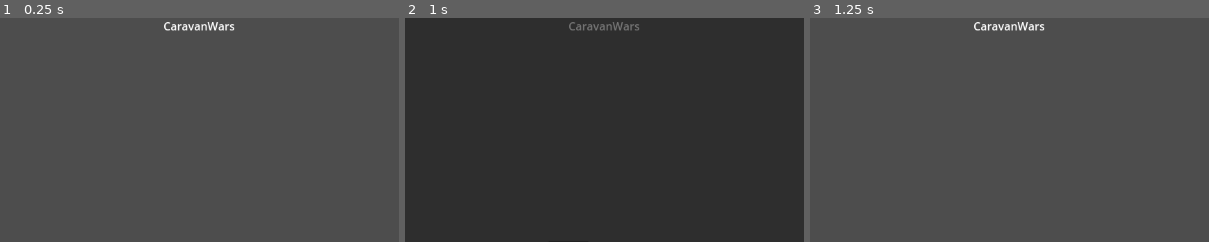
Above: before the commit, frames 1-3 (left to right).
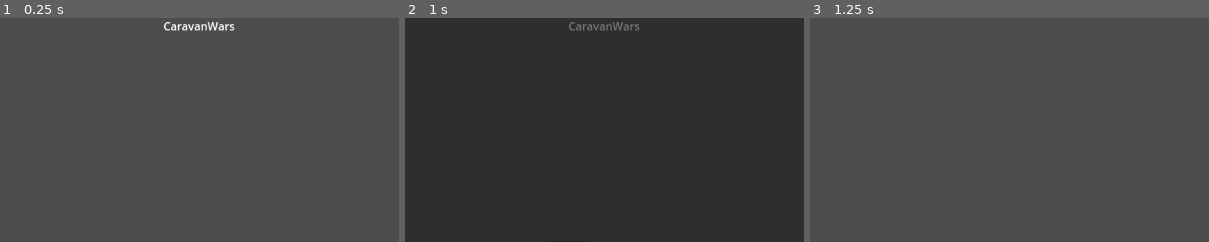
Above: after the commit, the same moments.

Repository: sepa79/CaravanWars
Game: Godot game, scene res://scenes/Main.tscn
The game is run twice, just before and just after one commit, with the same random seed, the same clock (stepped at 60 frames per second) and the same inputs.
Inputs:
- Up to frame 1 (0.25 s): no input
- Up to frame 2 (1 s): click "Single Player" at 0.5 s
- Up to frame 3 (1.25 s): no input
The pictures show only the part of the screen within x 30-79%, y 0-50%; the shares and areas given below are measured in that part.

Frames 1-2 are identical in both runs. In frame 3, 0.4% of the frame differs, in the area x 41-59%, y 1-6%.

Commit message:
Add map generation pipeline and integrate with Game scene

Diff:
--- /dev/null
+++ b/game/map/CityPlacer.gd
@@ -0,0 +1,15 @@
+extends RefCounted
+class_name CityPlacer
+
+var rng: RandomNumberGenerator
+
+func _init(_rng: RandomNumberGenerator) -> void:
+    rng = _rng
+
+func place_cities(count: int = 3) -> Array:
+    var cities: Array = []
+    for i in count:
+        var x = rng.randi_range(0, 100)
+        var y = rng.randi_range(0, 100)
+        cities.append(Vector2(x, y))
+    return cities
--- /dev/null
+++ b/game/map/MapGenerator.gd
@@ -0,0 +1,30 @@
+extends RefCounted
+class_name MapGenerator
+
+var seed: int
+var rng: RandomNumberGenerator
+
+const CityPlacer = preload("res://map/CityPlacer.gd")
+const RoadNetwork = preload("res://map/RoadNetwork.gd")
+const RiverGenerator = preload("res://map/RiverGenerator.gd")
+
+func _init(_seed: int) -> void:
+    seed = _seed
+    rng = RandomNumberGenerator.new()
+    rng.seed = seed
+
+func generate() -> Dictionary:
+    var map_data: Dictionary = {}
+    var city_stage := CityPlacer.new(rng)
+    var cities := city_stage.place_cities()
+    map_data["cities"] = cities
+
+    var road_stage := RoadNetwork.new(rng)
+    var roads := road_stage.build_roads(cities)
+    map_data["roads"] = roads
+
+    var river_stage := RiverGenerator.new(rng)
+    var rivers := river_stage.generate_rivers()
+    map_data["rivers"] = rivers
+
+    return map_data
--- /dev/null
+++ b/game/map/RiverGenerator.gd
@@ -0,0 +1,15 @@
+extends RefCounted
+class_name RiverGenerator
+
+var rng: RandomNumberGenerator
+
+func _init(_rng: RandomNumberGenerator) -> void:
+    rng = _rng
+
+func generate_rivers(count: int = 1) -> Array:
+    var rivers: Array = []
+    for i in count:
+        var start = Vector2(rng.randi_range(0, 100), rng.randi_range(0, 100))
+        var end = Vector2(rng.randi_range(0, 100), rng.randi_range(0, 100))
+        rivers.append([start, end])
+    return rivers
--- /dev/null
+++ b/game/map/RoadNetwork.gd
@@ -0,0 +1,13 @@
+extends RefCounted
+class_name RoadNetwork
+
+var rng: RandomNumberGenerator
+
+func _init(_rng: RandomNumberGenerator) -> void:
+    rng = _rng
+
+func build_roads(cities: Array) -> Array:
+    var roads: Array = []
+    for i in range(cities.size() - 1):
+        roads.append([cities[i], cities[i + 1]])
+    return roads
--- /dev/null
+++ b/game/scenes/Game.gd
@@ -0,0 +1,12 @@
+extends Node
+
+const MapGenerator = preload("res://map/MapGenerator.gd")
+
+var map_data: Dictionary
+
+func _ready() -> void:
+    var seed := Time.get_ticks_msec()
+    var generator := MapGenerator.new(seed)
+    map_data = generator.generate()
+    print("[Game] Map generated with seed %d" % seed)
+    print("[Game] Data: %s" % map_data)
--- /dev/null
+++ b/game/scenes/Game.tscn
@@ -0,0 +1,6 @@
+[gd_scene load_steps=2 format=3]
+
+[ext_resource type="Script" path="res://scenes/Game.gd" id="1"]
+
+[node name="Game" type="Node"]
+script = ExtResource("1")
--- a/game/scenes/StartMenu.gd
+++ b/game/scenes/StartMenu.gd
@@ -86,6 +86,11 @@
         main_menu.visible = true
         multiplayer_menu.visible = false
         main_menu.get_node("Multiplayer").grab_focus()
+    elif state == Net.STATE_READY:
+        main_menu.visible = false
+        multiplayer_menu.visible = false
+        not_available_panel.visible = false
+        App.goto_scene("res://scenes/Game.tscn")
     else:
         main_menu.visible = false
         multiplayer_menu.visible = false
